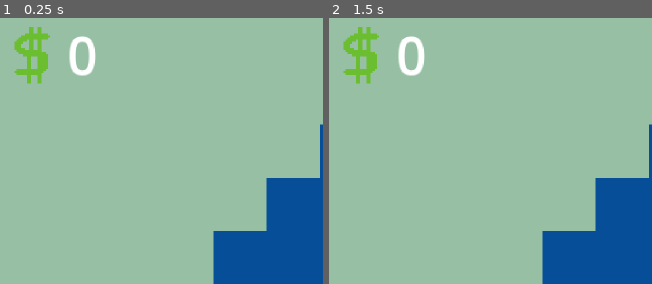
Above: before the commit, frames 1-2 (left to right).
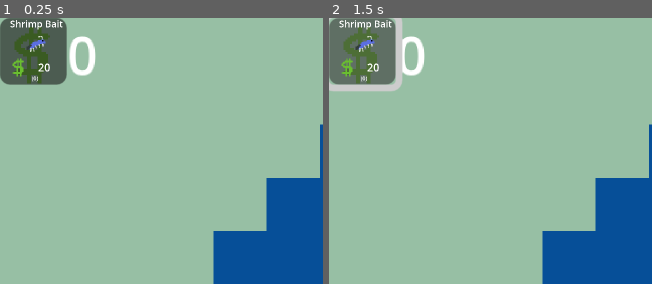
Above: after the commit, the same moments.

Repository: mathew-tran/fish-clicker
Game: Godot game, scene res://Scenes/Main.tscn
Two runs of this game, one before a commit and one after it. Both use one fixed random seed, a clock stepped at 60 frames per second and the inputs below.
Inputs (mouse positions are % of the whole screen's width and height, from its top left):
- Up to frame 1 (0.25 s): no input
- Up to frame 2 (1.5 s): click (5, 6) at 0.5 s, where only the run after the commit has a clickable "(0)"; click (5, 6) at 1.25 s, where only the run after the commit has a clickable "(0)"
The pictures show only the part of the screen within x 0-50%, y 0-50%; the shares and areas given below are measured in that part.

The runs differ from the first frame. In frame 1, 5.0% of the frame differs, in the area x 0-21%, y 0-26%; in frame 2, 5.9%, in the area x 0-23%, y 0-28%.

Commit message:
update to godot 4.4 and also start working on shop ui

Diff:
--- a/fishclicker/Prefabs/Activity.tscn
+++ b/fishclicker/Prefabs/Activity.tscn
@@ -36,8 +36,8 @@
 
 [sub_resource type="AnimationLibrary" id="AnimationLibrary_ddm5o"]
 _data = {
-"RESET": SubResource("Animation_vl62f"),
-"pulsing": SubResource("Animation_lf52l")
+&"RESET": SubResource("Animation_vl62f"),
+&"pulsing": SubResource("Animation_lf52l")
 }
 
 [node name="Activity" type="Sprite2D"]
--- a/fishclicker/Prefabs/Fish.tscn
+++ b/fishclicker/Prefabs/Fish.tscn
@@ -39,8 +39,8 @@
 
 [sub_resource type="AnimationLibrary" id="AnimationLibrary_1vj5r"]
 _data = {
-"RESET": SubResource("Animation_yja77"),
-"anim": SubResource("Animation_2srqr")
+&"RESET": SubResource("Animation_yja77"),
+&"anim": SubResource("Animation_2srqr")
 }
 
 [node name="Fish" type="Node2D"]
--- a/fishclicker/Prefabs/FishingRod.tscn
+++ b/fishclicker/Prefabs/FishingRod.tscn
@@ -36,8 +36,8 @@
 
 [sub_resource type="AnimationLibrary" id="AnimationLibrary_f65s2"]
 _data = {
-"RESET": SubResource("Animation_yl5eu"),
-"anim": SubResource("Animation_hwtd0")
+&"RESET": SubResource("Animation_yl5eu"),
+&"anim": SubResource("Animation_hwtd0")
 }
 
 [node name="FishingRod" type="Sprite2D" groups=["FishingRod"]]
--- a/fishclicker/Prefabs/UI/PlayerUI.tscn
+++ b/fishclicker/Prefabs/UI/PlayerUI.tscn
@@ -1,7 +1,8 @@
-[gd_scene load_steps=3 format=3 uid="uid://duugweocsasug"]
+[gd_scene load_steps=4 format=3 uid="uid://duugweocsasug"]
 
 [ext_resource type="PackedScene" uid="uid://cs6oynhlgroby" path="res://Prefabs/UI/MoneyUI.tscn" id="1_ihkin"]
-[ext_resource type="Script" path="res://Scripts/GameManager.gd" id="2_53om5"]
+[ext_resource type="Script" uid="uid://dnb8y02qpiydw" path="res://Scripts/GameManager.gd" id="2_53om5"]
+[ext_resource type="PackedScene" uid="uid://bbbrrgy5kln12" path="res://Prefabs/UI/ShopUI.tscn" id="3_1hdpr"]
 
 [node name="CanvasLayer" type="CanvasLayer"]
 
@@ -9,3 +10,5 @@
 script = ExtResource("2_53om5")
 
 [node name="MoneyUI" parent="." instance=ExtResource("1_ihkin")]
+
+[node name="ShopUI" parent="." instance=ExtResource("3_1hdpr")]
--- /dev/null
+++ b/fishclicker/Prefabs/UI/ShopUI.tscn
@@ -0,0 +1,68 @@
+[gd_scene load_steps=3 format=3 uid="uid://bbbrrgy5kln12"]
+
+[ext_resource type="Texture2D" uid="uid://6741aa4kayh" path="res://Art/Sprites/Bait/ShrimpBait.png" id="1_s3n5v"]
+[ext_resource type="Texture2D" uid="uid://b2xdh1xgrnr8j" path="res://Art/Ui/Money.png" id="2_dl2q2"]
+
+[node name="ShopUI" type="Control"]
+layout_mode = 3
+anchors_preset = 15
+anchor_right = 1.0
+anchor_bottom = 1.0
+grow_horizontal = 2
+grow_vertical = 2
+
+[node name="GridContainer" type="GridContainer" parent="."]
+layout_mode = 0
+offset_right = 21.0
+offset_bottom = 21.0
+
+[node name="Button" type="Button" parent="GridContainer"]
+custom_minimum_size = Vector2(20, 20)
+layout_mode = 2
+
+[node name="VBoxContainer" type="VBoxContainer" parent="GridContainer/Button"]
+layout_mode = 0
+offset_left = -2.0
+offset_right = 128.0
+offset_bottom = 32.0
+scale = Vector2(0.2, 0.2)
+alignment = 1
+
+[node name="Label" type="Label" parent="GridContainer/Button/VBoxContainer"]
+layout_mode = 2
+theme_override_font_sizes/font_size = 14
+text = "Shrimp Bait"
+horizontal_alignment = 1
+
+[node name="TextureRect" type="TextureRect" parent="GridContainer/Button/VBoxContainer"]
+custom_minimum_size = Vector2(32, 32)
+layout_mode = 2
+texture = ExtResource("1_s3n5v")
+expand_mode = 2
+stretch_mode = 5
+
+[node name="HBoxContainer" type="HBoxContainer" parent="GridContainer/Button/VBoxContainer"]
+layout_mode = 2
+alignment = 1
+
+[node name="TextureRect" type="TextureRect" parent="GridContainer/Button/VBoxContainer/HBoxContainer"]
+custom_minimum_size = Vector2(50, 0)
+layout_mode = 2
+texture = ExtResource("2_dl2q2")
+stretch_mode = 5
+
+[node name="Label2" type="Label" parent="GridContainer/Button/VBoxContainer/HBoxContainer"]
+custom_minimum_size = Vector2(50, 0)
+layout_mode = 2
+text = "20"
+
+[node name="Label3" type="Label" parent="GridContainer/Button"]
+custom_minimum_size = Vector2(50, 0)
+layout_mode = 2
+offset_left = 8.0
+offset_top = 17.0
+offset_right = 58.0
+offset_bottom = 40.0
+scale = Vector2(0.1, 0.1)
+text = "(0)"
+horizontal_alignment = 1
--- a/fishclicker/project.godot
+++ b/fishclicker/project.godot
@@ -12,7 +12,7 @@
 
 config/name="FishClicker"
 run/main_scene="res://Scenes/Main.tscn"
-config/features=PackedStringArray("4.3", "Forward Plus")
+config/features=PackedStringArray("4.4", "Forward Plus")
 config/icon="res://icon.svg"
 
 [autoload]
Binary file added: fishclicker/Art/Sprites/Bait/ShrimpBait.png
Not shown, added: fishclicker/Art/Sprites/Bait/ShrimpBait.png.import
Not shown: 1 places in fishclicker/Prefabs/Activity.tscn that only renumber resources
Not shown: 1 places in fishclicker/Prefabs/Fish.tscn that only renumber resources
Not shown: 1 places in fishclicker/Prefabs/FishSpawner.tscn that only renumber resources
Not shown: 1 places in fishclicker/Prefabs/FishingRod.tscn that only renumber resources
Not shown: 1 places in fishclicker/Prefabs/SpawnMarker.tscn that only renumber resources
Not shown: 1 places in fishclicker/Prefabs/Splash.tscn that only renumber resources
Not shown: 1 places in fishclicker/Prefabs/UI/MoneyUI.tscn that only renumber resources
Not shown, added: fishclicker/Resources/FishData.gd.uid
Not shown: 1 places in fishclicker/Resources/Levels/Pond/P001_GoldFish.tres that only renumber resources
Not shown: 1 places in fishclicker/Resources/Levels/Pond/P002_BlueTang.tres that only renumber resources
(and 11 more such lines)
